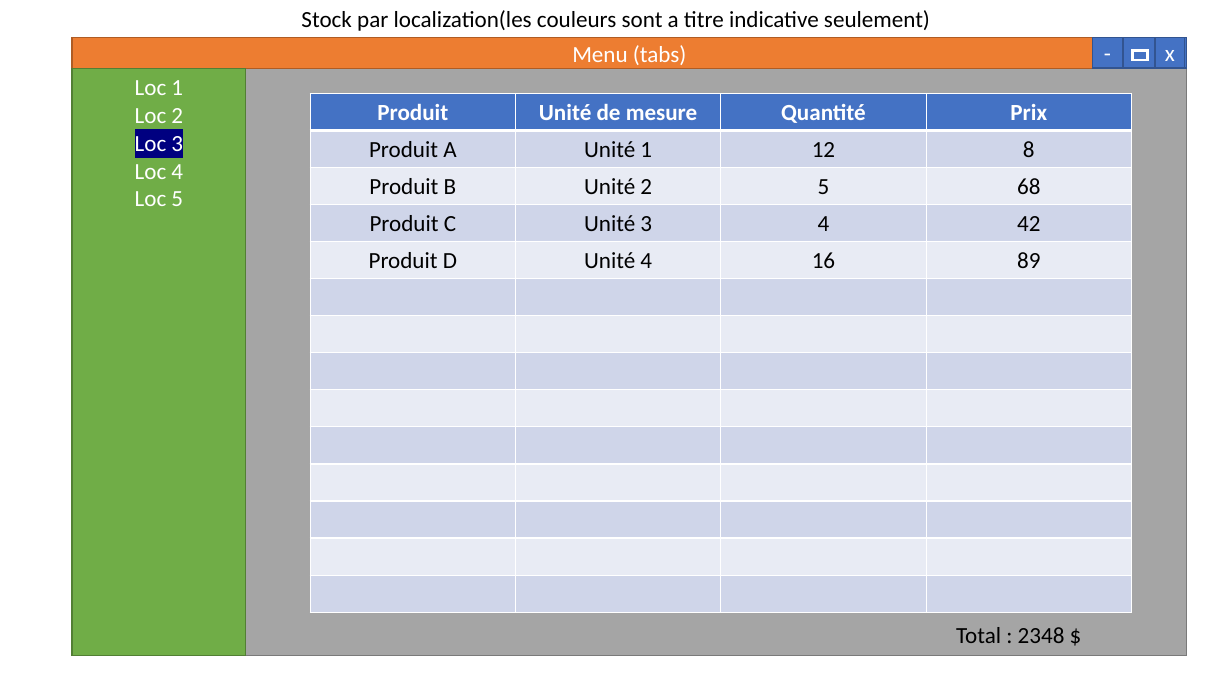
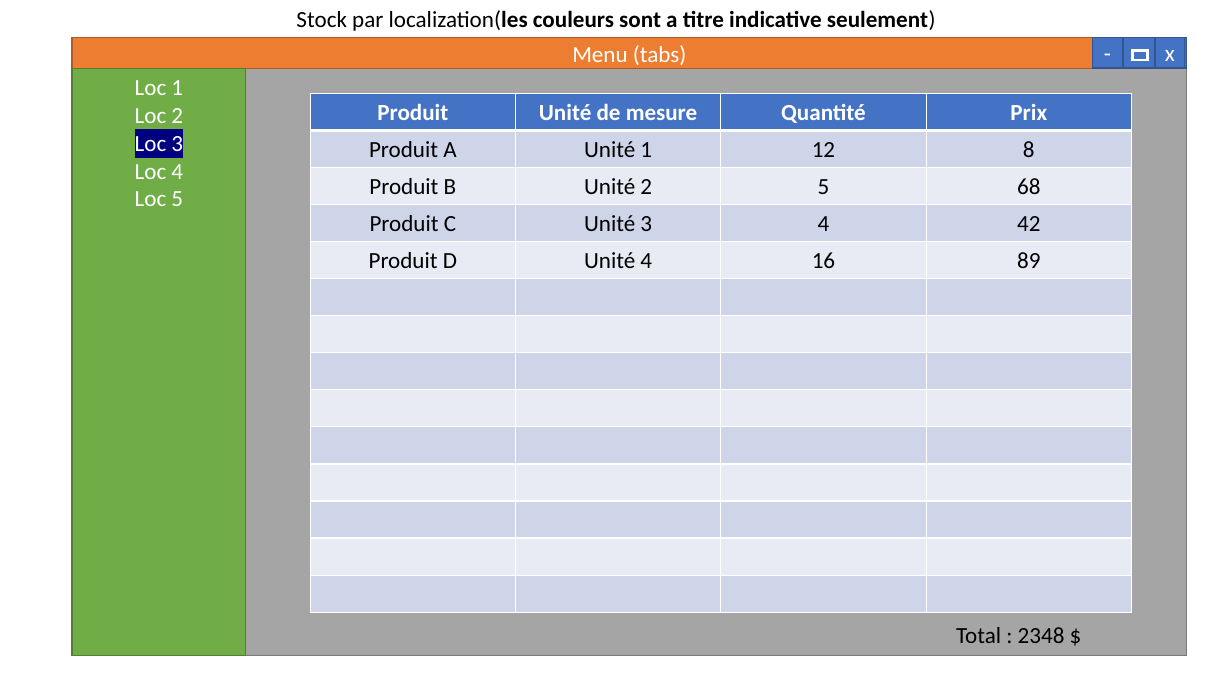
Before and after one commit to 1732956/ESP, a slide deck: slide 2 of Remise3/DocAnalyseSprint3.pptx (slide 1 before the commit). Drawn at 1232x693 pixels with LibreOffice and Linux fonts; fonts in the diff are those of the drawing. Boxes give left, top, right and bottom in pixels: in the first picture for what was removed or moved away, otherwise in the second. Text is boxed around its words. In the diff, an @@ line names an element or a change of style, - is before the commit and + after.

```diff
--- a/Remise3/DocAnalyseSprint3.pptx
+++ b/Remise3/DocAnalyseSprint3.pptx
@@ text "Stock par localization(les couleurs sont ..." at (296, 10, 936, 31): bold on in "localization(les couleurs sont a titre indicative seulement)" @@
```
Also in this commit, not shown: 2 slides added, 17 other files.
